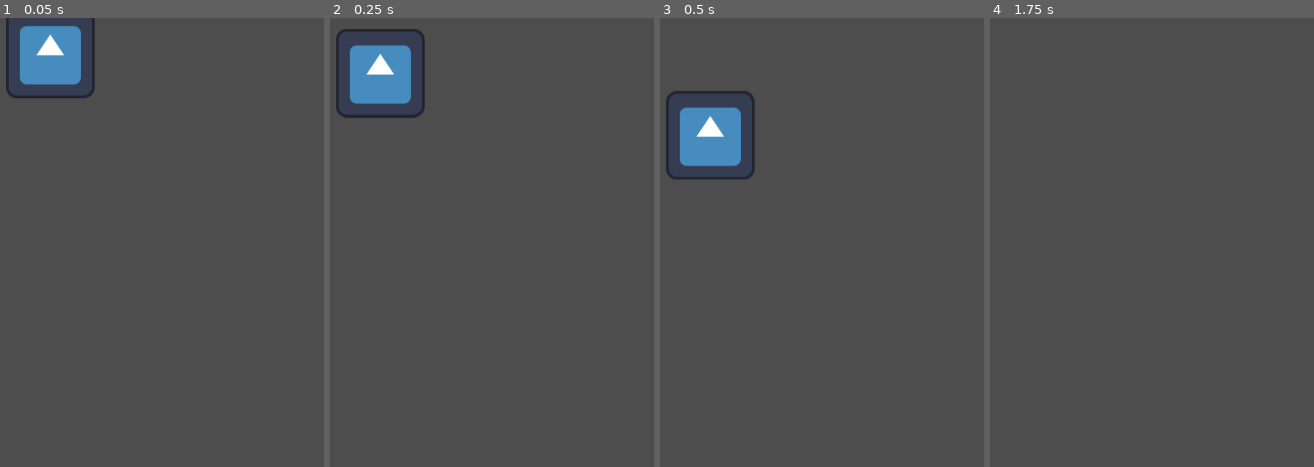
Above: before the commit, frames 1-4 (left to right).
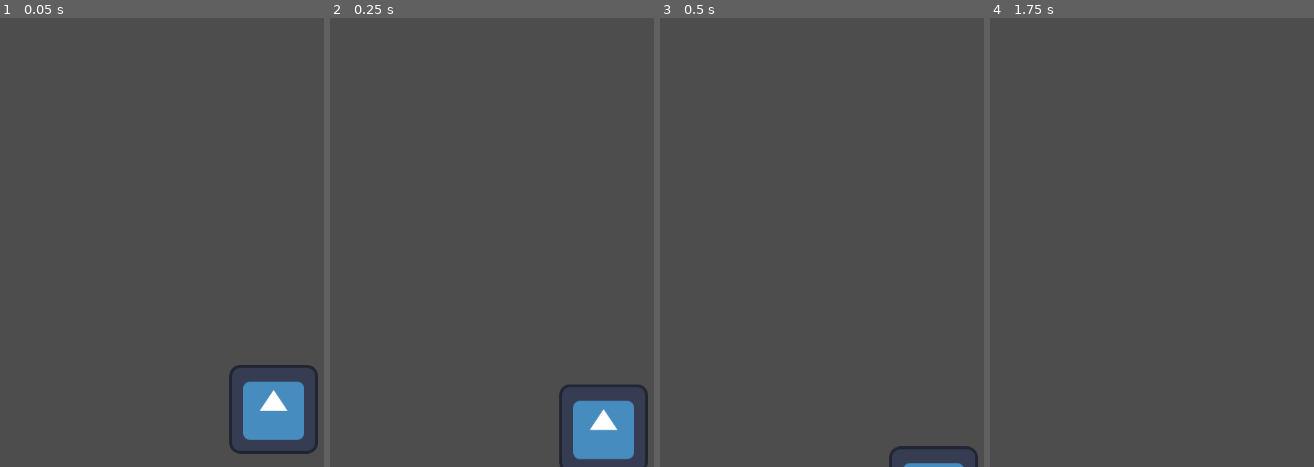
Above: after the commit, the same moments.

Repository: RiZuRuZ/CPEgameGodot
Game: Godot game, scene res://main.tscn
Two runs of this game, one before a commit and one after it. Both use one fixed random seed, a clock stepped at 60 frames per second and the inputs below. The engine's default icon, where the game draws it, is replaced by a stand-in: a white triangle on a blue panel in a dark square.
Inputs:
- Up to frame 1 (0.05 s): no input
- Up to frame 2 (0.25 s): no input
- Up to frame 3 (0.5 s): no input
- Up to frame 4 (1.75 s): tap Enter (ui_accept) at 0.5, 0.77, 1.52 s; hold Right (ui_right) from 0.53 s (still down)

The runs differ from the first frame. In frame 1, 6.1% of the frame differs, in the area x 1-99%, y 0-98%; in frame 2, 6.2%, in the area x 1-99%, y 2-100%; in frame 3, 3.6%; in frame 4, nothing differs.

Commit message:
Update main.tscn

Diff:
--- a/main.tscn
+++ b/main.tscn
@@ -15,5 +15,7 @@
 shape = SubResource("CircleShape2D_h2yge")
 
 [node name="Icon" type="Sprite2D" parent="CharacterBody2D"]
-position = Vector2(532, 51)
+position = Vector2(854, 564)
 texture = ExtResource("2_0xm2m")
+
+[node name="AnimationPlayer" type="AnimationPlayer" parent="CharacterBody2D/Icon"]
